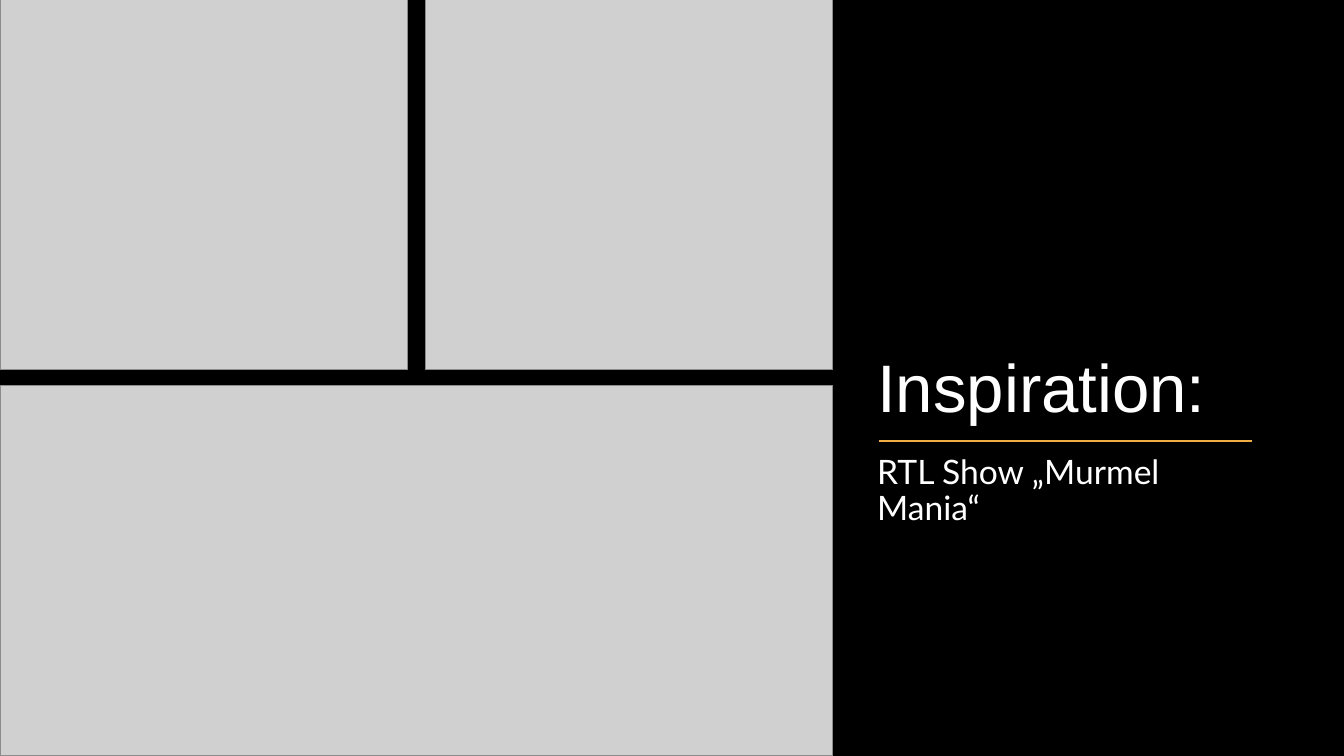
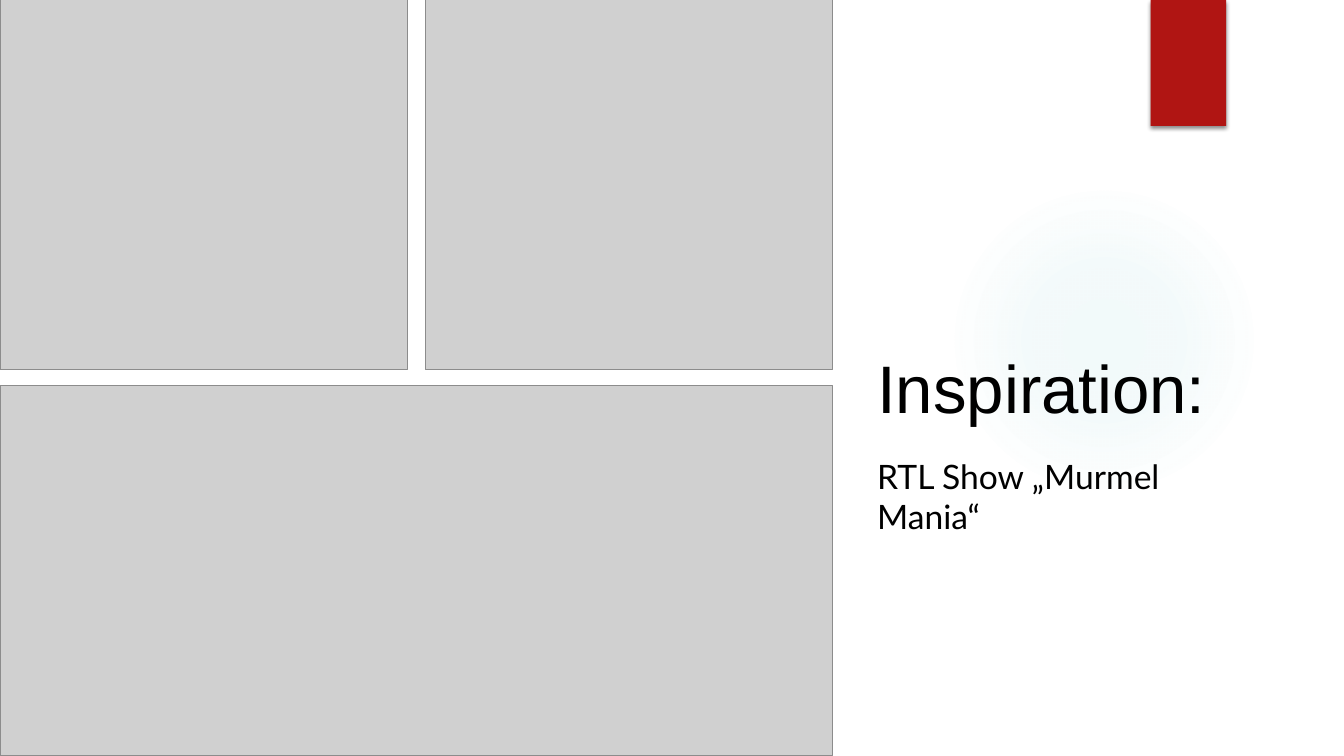
Before and after one commit to Danschweig/Semesterprojekt-Murmelbahn, a slide deck: slide 2 of Casino Murmeln Präsentation Dienstag.pptx. Drawn at 1344x756 pixels with LibreOffice and Linux fonts; fonts in the diff are those of the drawing; grey boxes stand for pictures; background and template pictures are left out. Boxes give left, top, right and bottom in pixels: in the first picture for what was removed or moved away, otherwise in the second. Text is boxed around its words. In the diff, an @@ line names an element or a change of style, - is before the commit and + after.

```diff
--- a/Casino Murmeln Präsentation Dienstag.pptx
+++ b/Casino Murmeln Präsentation Dienstag.pptx
@@ background #000000 to #FFFFFF @@
@@ rectangle added at bbox=[1150, 0, 1226, 126], fill #B01513 @@
@@ title "Inspiration:" at bbox=[877, 364, 1205, 426]: text colour #FFFFFF to #000000; line spacing 0.9 to 1 @@
@@ ellipse added at bbox=[949, 185, 1259, 495], fill gradient #50B9C1 @@
@@ line removed from (880, 442) to (1253, 442) @@
@@ text "RTL Show „Murmel Mania“" at bbox=[877, 464, 1160, 530]: text colour #FFFFFF to #000000; line spacing 0.9 to 1 @@
```
Also in this commit, not shown: 4 other slides changed, 1 slide added.
